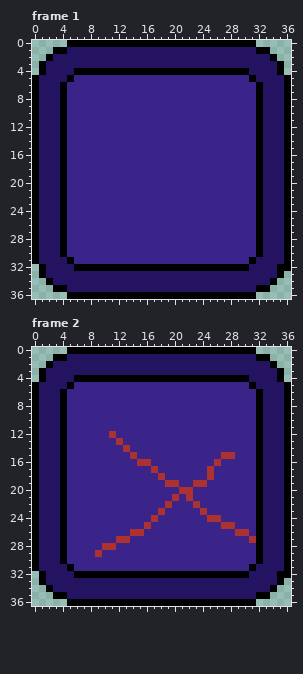
One commit to this pixel-art file: Editables/small_button.aseprite. Above is the file before it was changed.
37x37 pixels, 2 frames. Shown: frame 1, frame 2.
The result:
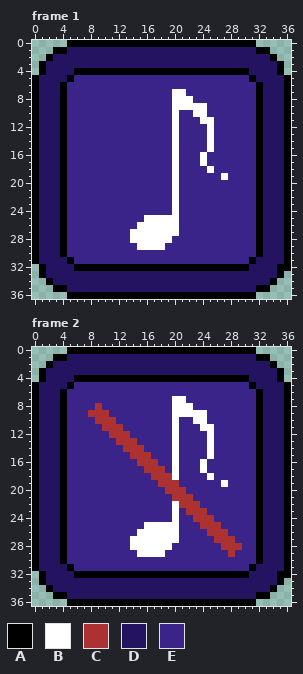
Palette (. is transparent): A #000000  B #ffffff  C #ac3232  D #231361  E #3a248a
The edit:
--- frame 1, layer "Layer 2"
@@ x 12..29 @@
  6 EEEEEEEEEEEEEEEEEE
- 7 EEEEEEEEEEEEEEEEEE
- 8 EEEEEEEEEEEEEEEEEE
- 9 EEEEEEEEEEEEEEEEEE
-10 EEEEEEEEEEEEEEEEEE
-11 EEEEEEEEEEEEEEEEEE
-12 EEEEEEEEEEEEEEEEEE
-13 EEEEEEEEEEEEEEEEEE
-14 EEEEEEEEEEEEEEEEEE
-15 EEEEEEEEEEEEEEEEEE
-16 EEEEEEEEEEEEEEEEEE
-17 EEEEEEEEEEEEEEEEEE
-18 EEEEEEEEEEEEEEEEEE
-19 EEEEEEEEEEEEEEEEEE
-20 EEEEEEEEEEEEEEEEEE
-21 EEEEEEEEEEEEEEEEEE
-22 EEEEEEEEEEEEEEEEEE
-23 EEEEEEEEEEEEEEEEEE
-24 EEEEEEEEEEEEEEEEEE
-25 EEEEEEEEEEEEEEEEEE
-26 EEEEEEEEEEEEEEEEEE
-27 EEEEEEEEEEEEEEEEEE
-28 EEEEEEEEEEEEEEEEEE
-29 EEEEEEEEEEEEEEEEEE
+ 7 EEEEEEEEBBEEEEEEEE
+ 8 EEEEEEEEBBBEEEEEEE
+ 9 EEEEEEEEBBBBBEEEEE
+10 EEEEEEEEBEEBBEEEEE
+11 EEEEEEEEBEEEBBEEEE
+12 EEEEEEEEBEEEEBEEEE
+13 EEEEEEEEBEEEEBEEEE
+14 EEEEEEEEBEEEEBEEEE
+15 EEEEEEEEBEEEEBEEEE
+16 EEEEEEEEBEEEBEEEEE
+17 EEEEEEEEBEEEBEEEEE
+18 EEEEEEEEBEEEEBEEEE
+19 EEEEEEEEBEEEEEEBEE
+20 EEEEEEEEBEEEEEEEEE
+21 EEEEEEEEBEEEEEEEEE
+22 EEEEEEEEBEEEEEEEEE
+23 EEEEEEEEBEEEEEEEEE
+24 EEEEEEEEBEEEEEEEEE
+25 EEEEBBBBBEEEEEEEEE
+26 EEEBBBBBBEEEEEEEEE
+27 EEBBBBBBBEEEEEEEEE
+28 EEBBBBBBEEEEEEEEEE
+29 EEEBBBBEEEEEEEEEEE
 30 EEEEEEEEEEEEEEEEEE
--- frame 2, layer "Layer 2"
@@ x 0..36 @@
  6 ADDDAEEEEEEEEEEEEEEEEEEEEEEEEEEEADDDA
- 7 ADDDAEEEEEEEEEEEEEEEEEEEEEEEEEEEADDDA
- 8 ADDDAEEEEEEEEEEEEEEEEEEEEEEEEEEEADDDA
- 9 ADDDAEEEEEEEEEEEEEEEEEEEEEEEEEEEADDDA
-10 ADDDAEEEEEEEEEEEEEEEEEEEEEEEEEEEADDDA
-11 ADDDAEEEEEEEEEEEEEEEEEEEEEEEEEEEADDDA
-12 ADDDAEEEEEECEEEEEEEEEEEEEEEEEEEEADDDA
-13 ADDDAEEEEEEECEEEEEEEEEEEEEEEEEEEADDDA
-14 ADDDAEEEEEEEECEEEEEEEEEEEEEEEEEEADDDA
-15 ADDDAEEEEEEEEECEEEEEEEEEEEECCEEEADDDA
-16 ADDDAEEEEEEEEEECCEEEEEEEEECEEEEEADDDA
-17 ADDDAEEEEEEEEEEEECEEEEEEECEEEEEEADDDA
-18 ADDDAEEEEEEEEEEEEECEEEEEECEEEEEEADDDA
-19 ADDDAEEEEEEEEEEEEEECCEECCEEEEEEEADDDA
-20 ADDDAEEEEEEEEEEEEEEEECCEEEEEEEEEADDDA
-21 ADDDAEEEEEEEEEEEEEEECECEEEEEEEEEADDDA
-22 ADDDAEEEEEEEEEEEEEECEEECEEEEEEEEADDDA
-23 ADDDAEEEEEEEEEEEEECEEEEECEEEEEEEADDDA
-24 ADDDAEEEEEEEEEEEECEEEEEEECCEEEEEADDDA
-25 ADDDAEEEEEEEEEEECEEEEEEEEEECCEEEADDDA
-26 ADDDAEEEEEEEEECCEEEEEEEEEEEEECCEADDDA
-27 ADDDAEEEEEEECCEEEEEEEEEEEEEEEEECADDDA
-28 ADDDAEEEEECCEEEEEEEEEEEEEEEEEEEEADDDA
-29 ADDDAEEEECEEEEEEEEEEEEEEEEEEEEEEADDDA
+ 7 ADDDAEEEEEEEEEEEEEEEBBEEEEEEEEEEADDDA
+ 8 ADDDAEEEECEEEEEEEEEEBBBEEEEEEEEEADDDA
+ 9 ADDDAEEECCCEEEEEEEEEBBBBBEEEEEEEADDDA
+10 ADDDAEEEECCCEEEEEEEEBEEBBEEEEEEEADDDA
+11 ADDDAEEEEECCCEEEEEEEBEEEBBEEEEEEADDDA
+12 ADDDAEEEEEECCCEEEEEEBEEEEBEEEEEEADDDA
+13 ADDDAEEEEEEECCCEEEEEBEEEEBEEEEEEADDDA
+14 ADDDAEEEEEEEECCCEEEEBEEEEBEEEEEEADDDA
+15 ADDDAEEEEEEEEECCCEEEBEEEEBEEEEEEADDDA
+16 ADDDAEEEEEEEEEECCCEEBEEEBEEEEEEEADDDA
+17 ADDDAEEEEEEEEEEECCCEBEEEBEEEEEEEADDDA
+18 ADDDAEEEEEEEEEEEECCCBEEEEBEEEEEEADDDA
+19 ADDDAEEEEEEEEEEEEECCCEEEEEEBEEEEADDDA
+20 ADDDAEEEEEEEEEEEEEECCCEEEEEEEEEEADDDA
+21 ADDDAEEEEEEEEEEEEEEECCCEEEEEEEEEADDDA
+22 ADDDAEEEEEEEEEEEEEEEBCCCEEEEEEEEADDDA
+23 ADDDAEEEEEEEEEEEEEEEBECCCEEEEEEEADDDA
+24 ADDDAEEEEEEEEEEEEEEEBEECCCEEEEEEADDDA
+25 ADDDAEEEEEEEEEEEBBBBBEEECCCEEEEEADDDA
+26 ADDDAEEEEEEEEEEBBBBBBEEEECCCEEEEADDDA
+27 ADDDAEEEEEEEEEBBBBBBBEEEEECCCEEEADDDA
+28 ADDDAEEEEEEEEEBBBBBBEEEEEEECCCEEADDDA
+29 ADDDAEEEEEEEEEEBBBBEEEEEEEEECEEEADDDA
 30 ADDDAEEEEEEEEEEEEEEEEEEEEEEEEEEEADDDA
Pixel boxes of the changes (left, top, right, bottom) in both pictures:
changed: (130, 89, 228, 250)
changed: (88, 396, 256, 557)
